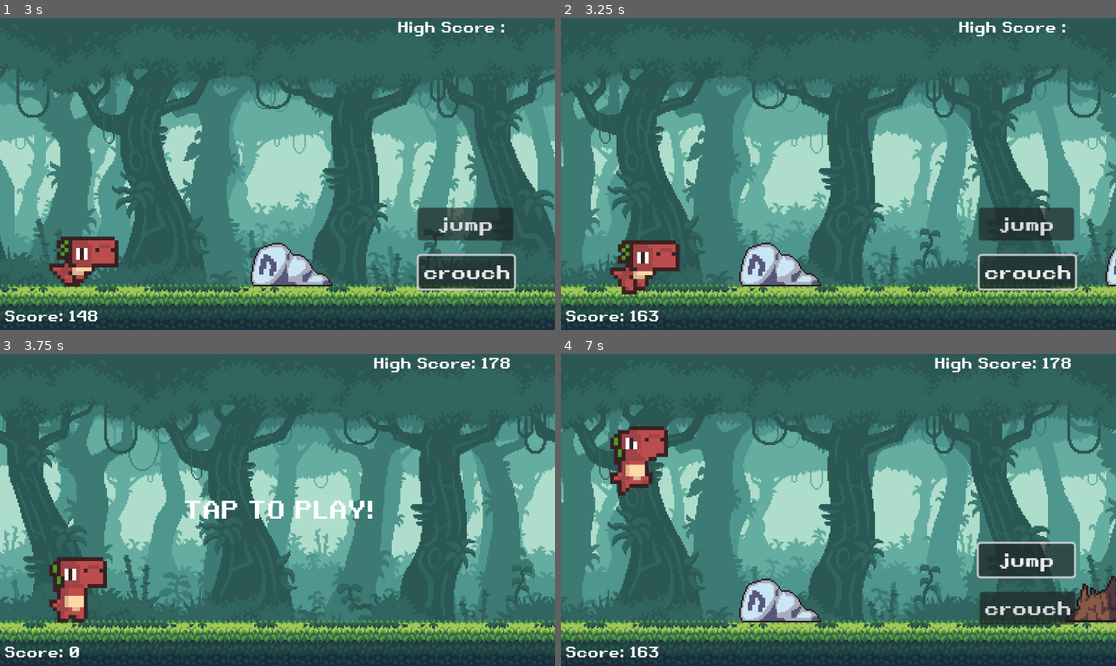
Above: before the commit, frames 1-4 (two rows, left to right).
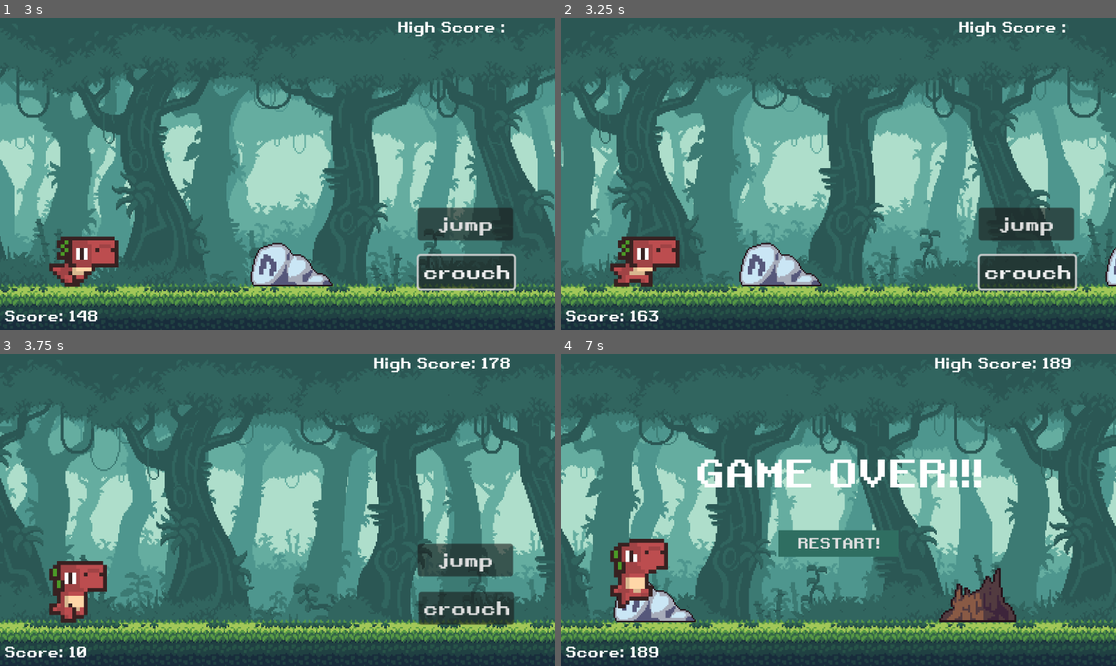
Above: after the commit, the same moments.

Repository: Palguna1121/dino-run-godot4
Game: Godot game, scene res://scenes/main.tscn
Two runs of this game, one before a commit and one after it. Both use one fixed random seed, a clock stepped at 60 frames per second and the inputs below.
Inputs (mouse positions are in pixels of both pictures, inside the frame that each line leads up to):
- Up to frame 1 (3 s): tap Enter (ui_accept) at 0.5, 0.6, 0.77, 1.07, 2.1, 2.27, 2.57, 2.85 s; move the mouse to (399, 158) at 0.52 s; click (399, 158) at 0.67 s; click "crouch" at 1.25 s; move the mouse to (166, 189) at 2.02 s; click (166, 189) at 2.17 s; move the mouse to (333, 105) at 2.77 s; hold Down (ui_down) from 2.78 s (still down); click (333, 105) at 2.92 s
- Up to frame 2 (3.25 s): keep holding Down (ui_down)
- Up to frame 3 (3.75 s): release Down (ui_down) at 3.5 s; click "RESTART!" at 3.5 s
- Up to frame 4 (7 s): tap Enter (ui_accept) at 4.25, 4.35, 4.52, 4.82, 5.1, 5.27, 5.57, 5.85, 6.02, 6.32, 6.6 s; move the mouse to (810, 572) at 4.27 s; click (810, 572) at 4.42 s; move the mouse to (1005, 556) at 5.02 s; click (1005, 556) at 5.17 s; move the mouse to (672, 463) at 5.77 s; hold Down (ui_down) 5.78-6.53 s; click (672, 463) at 5.92 s; move the mouse to (866, 510) at 6.52 s; click (866, 510) at 6.67 s

Frame 1 is identical in both runs. In frame 2, 1.1% of the frame differs, in the area x 8-22%, y 69-89%; in frame 3, 48%; in frame 4, 53%, in the area x 0-100%, y 1-96%.

Commit message:
fix: crouching with keyboard state & button

Diff:
--- a/project.godot
+++ b/project.godot
@@ -17,7 +17,6 @@
 
 [display]
 
-window/size/resizable=false
 window/vsync/vsync_mode=0
 
 [rendering]
--- a/scenes/dino.tscn
+++ b/scenes/dino.tscn
@@ -95,7 +95,7 @@
 }],
 "loop": true,
 "name": &"duck",
-"speed": 5.0
+"speed": 10.0
 }, {
 "frames": [{
 "duration": 1.0,
@@ -162,7 +162,7 @@
 [node name="AnimatedSprite2D" type="AnimatedSprite2D" parent="."]
 texture_filter = 1
 sprite_frames = SubResource("SpriteFrames_vkbbe")
-animation = &"duck"
+animation = &"idle"
 autoplay = "idle"
 
 [node name="run_coll" type="CollisionShape2D" parent="."]
--- a/scripts/dino.gd
+++ b/scripts/dino.gd
@@ -34,7 +34,11 @@
 func handle_floor_state() -> void:
 	if Input.is_action_just_pressed("ui_accept") and can_jump:
 		jump()
-	elif Input.is_action_pressed("ui_down") or is_crouching:
+	elif Input.is_action_pressed("ui_down"):
+		$AnimatedSprite2D.play("duck")
+		$run_coll.disabled = true
+		$duck_coll.disabled = false
+	elif is_crouching:
 		crouch()
 	else:
 		stand()
@@ -57,6 +61,7 @@
 	$run_coll.disabled = false
 	$duck_coll.disabled = true
 
+# Button signal handlers
 func _on_jump_btn_down() -> void:
 	if is_on_floor() and can_jump:
 		jump()
--- a/scripts/main.gd
+++ b/scripts/main.gd
@@ -12,6 +12,8 @@
 var bird_heights := [200, 390]
 
 # Game constants
+const GAME_WIDTH := 1152  # Sesuaikan dengan size Camera2D.x
+const GAME_HEIGHT := 648  # Sesuaikan dengan size Camera2D.y
 const DINO_START_POS := Vector2(150, 485)
 const CAM_START_POS := Vector2(576, 324)
 const MAX_DIFFICULTY := 3
@@ -34,64 +36,108 @@
 var game_running := false
 var last_obstacle_position := 0.0
 var next_obstacle_distance := 0.0
+var is_restarting := false
 
 func _ready() -> void:
-	randomize()  # Initialize random seed
-	screen_size = get_window().size
+	# Set up viewport and window
+	get_tree().root.content_scale_mode = Window.CONTENT_SCALE_MODE_CANVAS_ITEMS
+	get_tree().root.content_scale_aspect = Window.CONTENT_SCALE_ASPECT_KEEP
+
+	get_window().size = Vector2i(GAME_WIDTH, GAME_HEIGHT)
+	get_window().min_size = Vector2i(GAME_WIDTH, GAME_HEIGHT)
+
+	get_viewport().size = Vector2i(GAME_WIDTH, GAME_HEIGHT)
+	get_viewport().content_scale_size = Vector2i(GAME_WIDTH, GAME_HEIGHT)
+
+	# Set up game
+	randomize()
+	screen_size = Vector2(GAME_WIDTH, GAME_HEIGHT)
 	ground_height = $ground.get_node("Sprite2D").texture.get_height()
 	$controller_btn.hide()
-	$game_over.get_node("restart_btn").pressed.connect(new_game)
-
-	# Tambahkan area untuk tap
-	var tap_area = Control.new()
-	tap_area.set_anchors_preset(Control.PRESET_FULL_RECT)  # Mengisi seluruh layar
-	tap_area.mouse_filter = Control.MOUSE_FILTER_STOP  # Menangkap input mouse
-	tap_area.name = "tap_area"
-	tap_area.gui_input.connect(_on_tap_area_input)
-	add_child(tap_area)
-
+	$game_over.get_node("restart_btn").pressed.connect(restart_game)
+
+	create_tap_area()
 	new_game()
 
+func create_tap_area() -> void:
+	if not has_node("tap_area"):
+		var tap_area = Control.new()
+		tap_area.set_anchors_preset(Control.PRESET_FULL_RECT)
+		tap_area.mouse_filter = Control.MOUSE_FILTER_STOP
+		tap_area.name = "tap_area"
+		tap_area.gui_input.connect(_on_tap_area_input)
+		add_child(tap_area)
+
 func new_game() -> void:
+	# Reset game state
+	is_restarting = true
+	get_tree().paused = false
+
+	# Reset game variables
 	score = 0.0
 	speed = START_SPEED
 	difficulty = 0
 	game_running = false
-	get_tree().paused = false
 	last_obstacle_position = 0.0
 	next_obstacle_distance = randi_range(MIN_OBSTACLE_DISTANCE, MAX_OBSTACLE_DISTANCE)
 
-	# Clean up existing obstacles
-	for obs in obstacles:
-		if is_instance_valid(obs):  # Check if obstacle still exists
-			obs.queue_free()
-	obstacles.clear()
-
-	# Reset positions
-	$dino.position = DINO_START_POS
-	$dino.velocity = Vector2.ZERO
-	$Camera2D.position = CAM_START_POS
-	$ground.position = Vector2.ZERO
+	# Clean up existing obstacles with safety check
+	clean_up_all_obstacles()
+
+	# Reset physics state and position with safety delay
+	await get_tree().physics_frame
+	reset_game_positions()
 
 	# Reset UI
 	show_score()
 	$custom_hud.get_node("tap_start_label").show()
 	$game_over.hide()
+	$controller_btn.hide()
+
+	create_tap_area()
+	is_restarting = false
+
+func restart_game() -> void:
+	if is_restarting:
+		return  # Prevent multiple restarts
+
+	# Ensure we're not in paused state
+	get_tree().paused = false
+
+	# Wait for physics frame to ensure clean state
+	await get_tree().physics_frame
+	new_game()
+
+	# Wait another physics frame before starting
+	await get_tree().physics_frame
+	start_game()
 
 func _process(delta: float) -> void:
+	if is_restarting:
+		return
+
 	if game_running:
 		update_game_state(delta)
 		clean_up_obstacles()
 		check_obstacle_generation()
 		$controller_btn.show()
-		if is_instance_valid($tap_area):
-			$tap_area.queue_free()  # Hapus tap area saat game sudah running
+		if has_node("tap_area"):
+			$tap_area.queue_free()
 	else:
-		if Input.is_action_just_pressed("ui_accept"):
+		if Input.is_action_just_pressed("ui_accept") and not is_restarting:
 			start_game()
 
+func start_game() -> void:
+	if is_restarting:
+		return
+
+	game_running = true
+	$custom_hud.get_node("tap_start_label").hide()
+	if has_node("tap_area"):
+		$tap_area.queue_free()
+
 func _on_tap_area_input(event: InputEvent) -> void:
-	if not game_running:
+	if not game_running and not is_restarting:
 		if event is InputEventMouseButton:
 			if event.button_index == MOUSE_BUTTON_LEFT and event.pressed:
 				start_game()
@@ -99,10 +145,6 @@
 			if event.pressed:
 				start_game()
 
-func start_game() -> void:
-	game_running = true
-	$custom_hud.get_node("tap_start_label").hide()
-
 func update_game_state(delta: float) -> void:
 	# Update speed based on score
 	speed = min(START_SPEED + score / SPEED_MODIFIER, MAX_SPEED)
@@ -155,11 +197,12 @@
 		add_obstacle(bird, bird_x, bird_y)
 
 func add_obstacle(obs: Node, x: float, y: float) -> void:
-	if not is_instance_valid(obs):
+	if not is_instance_valid(obs) or is_restarting:
 		return
 
 	obs.position = Vector2(x, y)
-	obs.body_entered.connect(hit_obs)
+	if not obs.body_entered.is_connected(hit_obs):
+		obs.body_entered.connect(hit_obs)
 	add_child(obs)
 	obstacles.append(obs)
 
@@ -174,11 +217,29 @@
 			obs.queue_free()
 		i -= 1
 
+func clean_up_all_obstacles() -> void:
+	for obs in obstacles:
+		if is_instance_valid(obs):
+			obs.body_entered.disconnect(hit_obs)  # Disconnect signal first
+			obs.queue_free()
+	obstacles.clear()
+
+func reset_game_positions() -> void:
+	if is_instance_valid($dino):
+		$dino.position = DINO_START_POS
+		$dino.velocity = Vector2.ZERO
+		# Reset any dino-specific states if needed
+		if $dino.has_method("reset_state"):
+			$dino.reset_state()
+
+	$Camera2D.position = CAM_START_POS
+	$ground.position = Vector2.ZERO
+
 func adjust_difficulty() -> void:
 	difficulty = mini(int(score / SPEED_MODIFIER), MAX_DIFFICULTY)
 
 func hit_obs(body: Node) -> void:
-	if body.name == "dino" and game_running:
+	if body.name == "dino" and game_running and not is_restarting:
 		game_over()
 
 func show_score() -> void:
@@ -190,8 +251,11 @@
 		$custom_hud.get_node("high_score_label").text = "High Score: " + str(high_score)
 
 func game_over() -> void:
+	if is_restarting:
+		return
+
 	check_high_score()
-	get_tree().paused = true
 	game_running = false
 	$controller_btn.hide()
 	$game_over.show()
+	get_tree().paused = true
